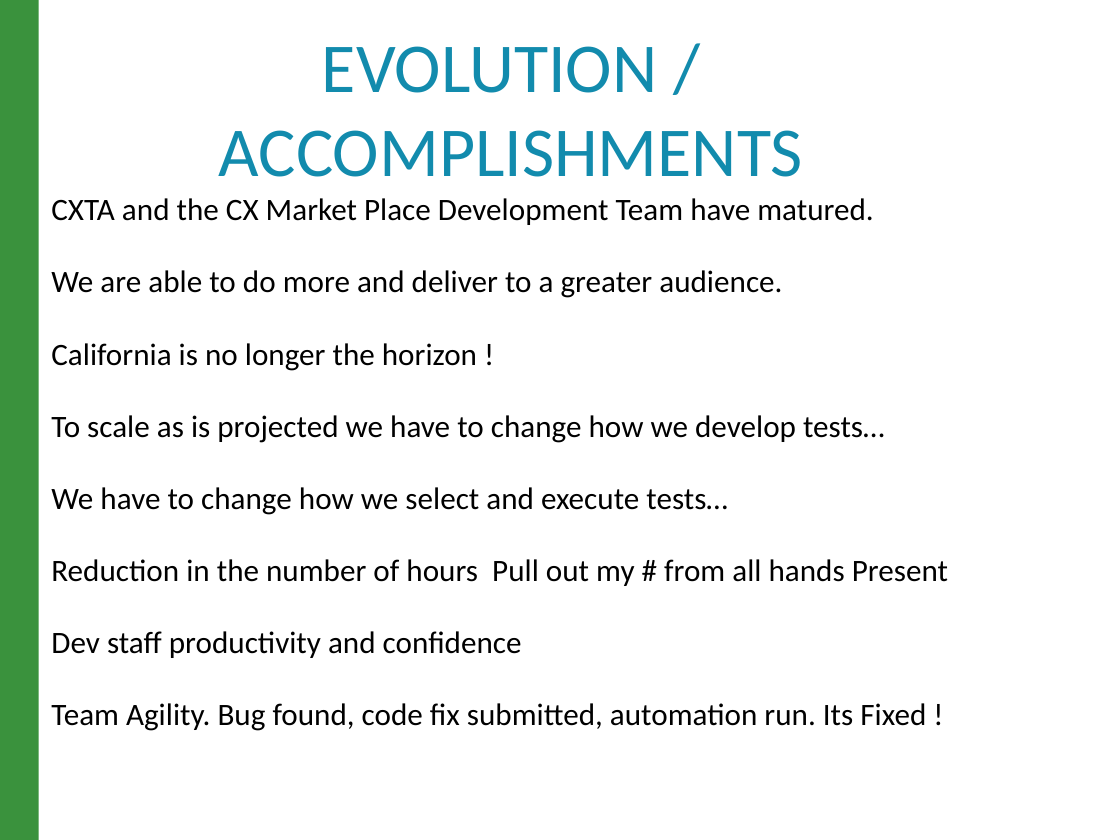
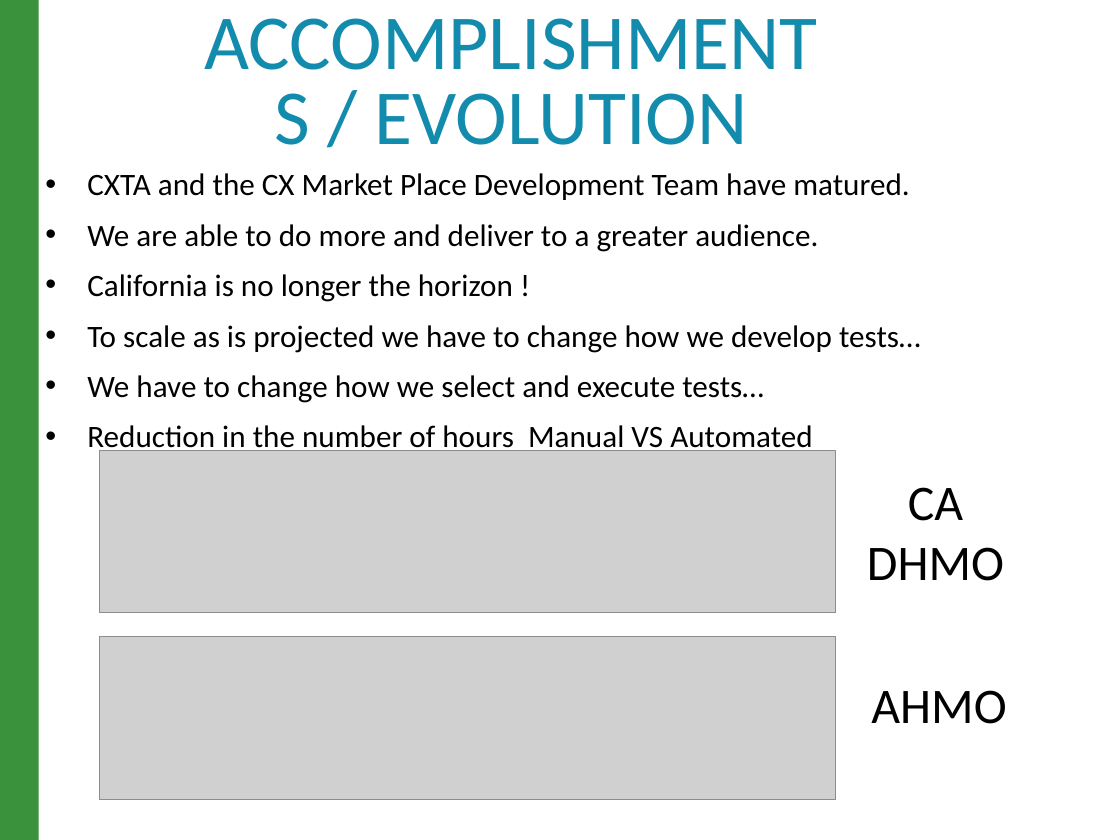
Before and after one commit to raghav9329/mainProf, a slide deck: slide 4 of CurrentWork_Delta/CX_StrategyPowerPoint.pptx. Drawn at 1120x840 pixels with LibreOffice and Linux fonts; fonts in the diff are those of the drawing; grey boxes stand for pictures. Boxes give left, top, right and bottom in pixels: in the first picture for what was removed or moved away, otherwise in the second. Text is boxed around its words. In the diff, an @@ line names an element or a change of style, - is before the commit and + after.

```diff
--- a/CurrentWork_Delta/CX_StrategyPowerPoint.pptx
+++ b/CurrentWork_Delta/CX_StrategyPowerPoint.pptx
@@ title at box(375, 93, 748, 145): text changed; size 45 to 50 pt @@
-EVOLUTION / ACCOMPLISHMENTS
+ACCOMPLISHMENTS / EVOLUTION
@@ text "CXTA and the CX Market ...": place and size @@
-text "CXTA and the CX Market ..." at box(51, 198, 948, 731)
+text "CXTA and the CX Market ..." at box(87, 173, 921, 455)
@@ text at box(87, 173, 921, 403): bullet none to •; line spacing 0.8 to 1.35; less space between paragraphs @@
@@ text at box(87, 425, 812, 455): text changed @@
-Reduction in the number of hours Pull out my # from all hands Present
-Dev staff productivity and confidence
-Team Agility. Bug found, code fix submitted, automation run. Its Fixed !
+• Reduction in the number of hours Manual VS Automated
@@ picture added at box(100, 450, 836, 612) @@
@@ text added at box(867, 487, 1004, 581), 32 pt, text #000000 @@
+CA DHMO
@@ picture added at box(100, 637, 836, 800) @@
@@ text added at box(871, 690, 1006, 724), 32 pt, text #000000 @@
+AHMO
```
Also in this commit, not shown: 8 other slides changed, 5 slides added, 3 slides removed, 9 other files.
